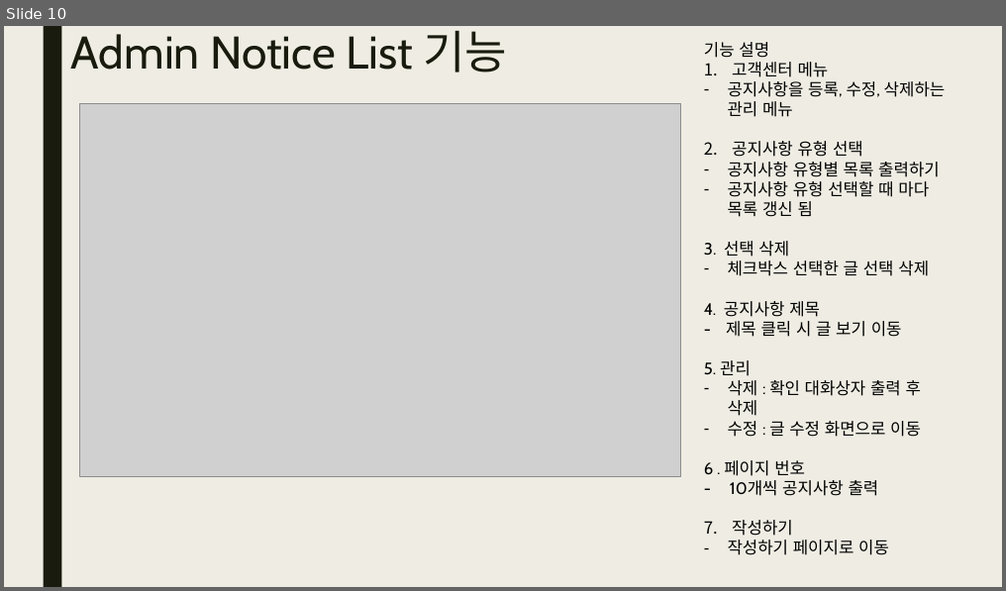
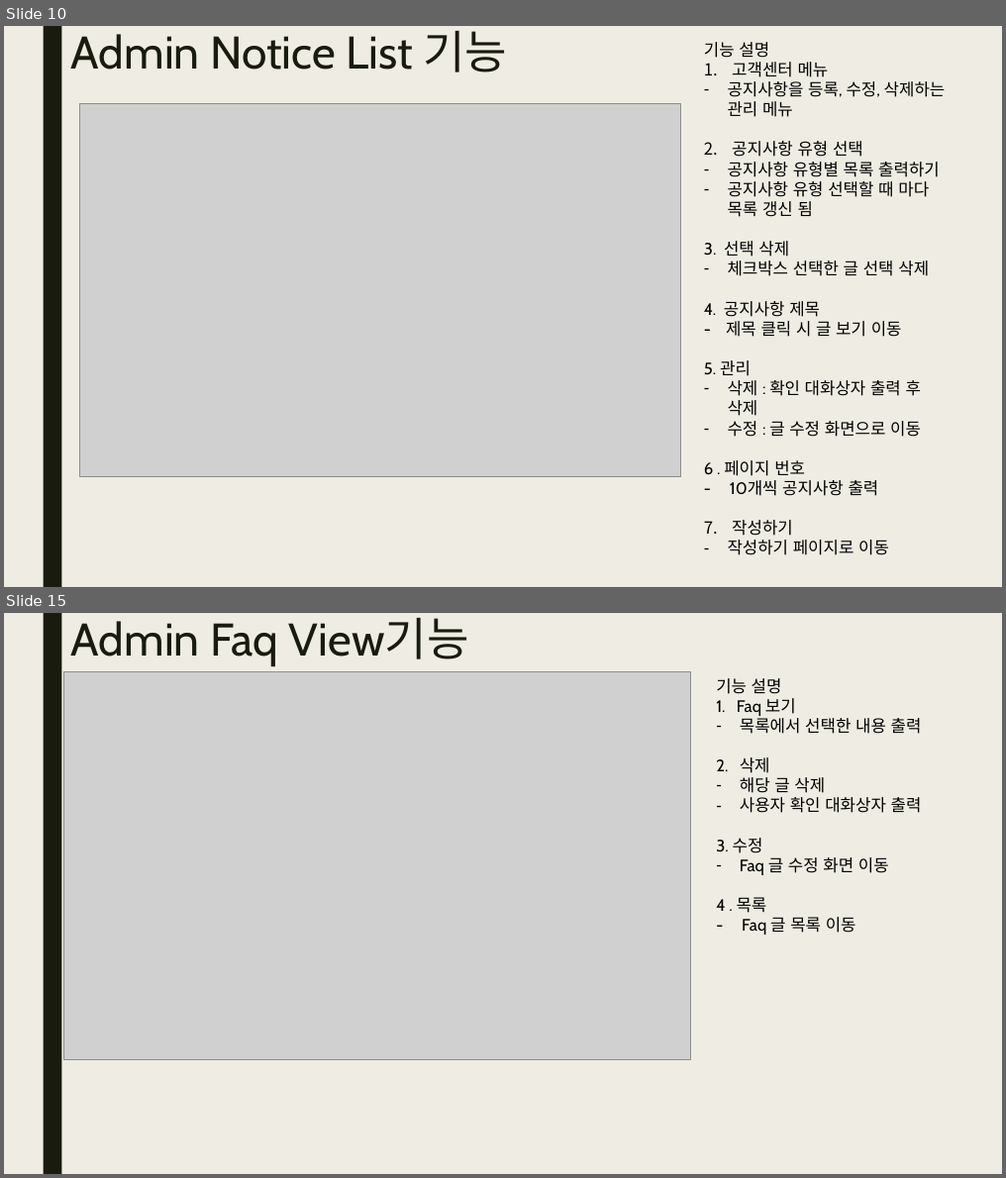
Before and after one commit to yndgow/Kmarket1, a slide deck: 보고서/발표보고서 홍민준.pptx. Shown one above the other, each under a label of ours: slide 10 before the commit, slides 10 and 15 after it; the slides between them are not shown. The pictures are 1006x591 and 1006x1178 pixels, drawn with LibreOffice and Linux fonts; fonts in the diff are those of the drawing; grey boxes stand for pictures. Boxes give left, top, right and bottom in pixels: in the first picture for what was removed or moved away, otherwise in the second. Text is boxed around its words. In the diff, an @@ line names an element or a change of style, - is before the commit and + after.

Commit message:
2022/12/28 ppt admin cs 쪽 추가

```diff
--- a/보고서/발표보고서 홍민준.pptx
+++ b/보고서/발표보고서 홍민준.pptx
@@ slide 15 added at (4,613,1002,1174), background #EFEDE3; not listed: 1 template element that a slide beside it also shows @@
@@ title added at (71,617,469,666), 44 pt, text #191B0E @@
+Admin Faq View기능
@@ picture added at (63,672,690,1059) @@
@@ text added at (716,678,922,935), 16 pt, text #000000 @@
+기능 설명
+1. Faq 보기
+– 목록에서 선택한 내용 출력
+2. 삭제
+– 해당 글 삭제
+– 사용자 확인 대화상자 출력
+3. 수정
+– Faq 글 수정 화면 이동
+4 . 목록
+- Faq 글 목록 이동
```
Also in this commit, not shown: 8 other slides added.
